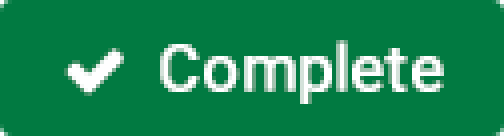
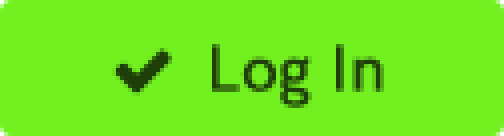
Layered file, before and after one edit (504 × 136). Changes by layer:
painted on (unnamed layer) over (64, 48, 172, 96)
renamed "Complete" to "Log In", painted on it over (160, 40, 444, 108)
painted on "Rectangle 12" over (0, 0, 504, 136)
